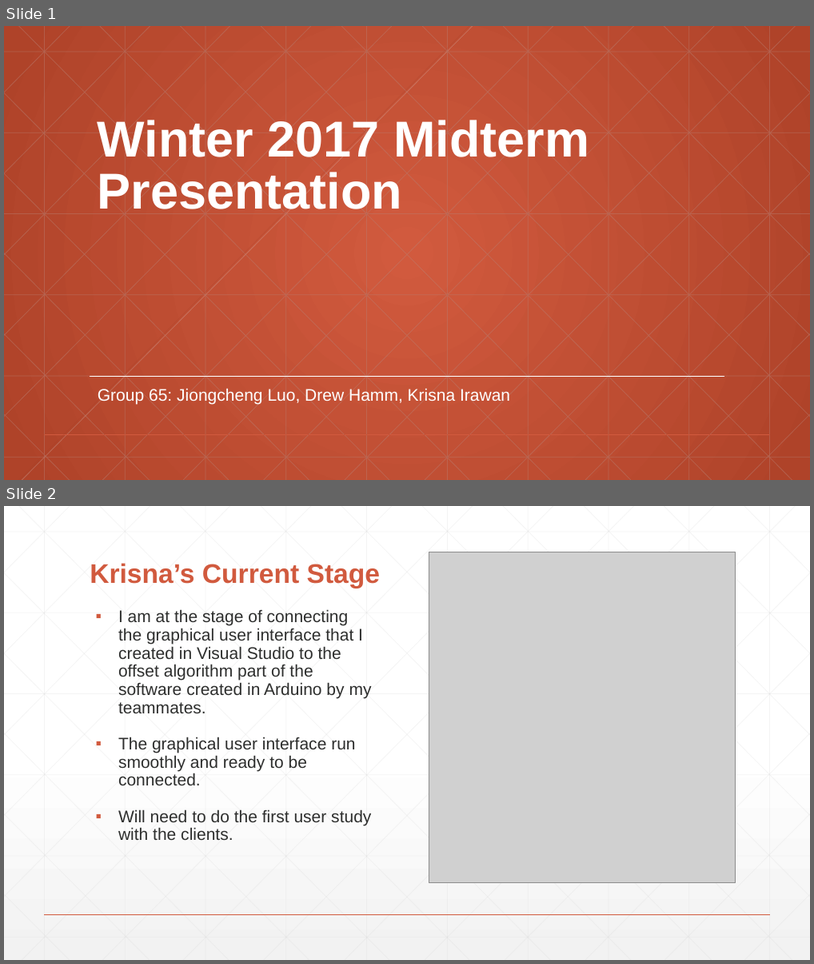
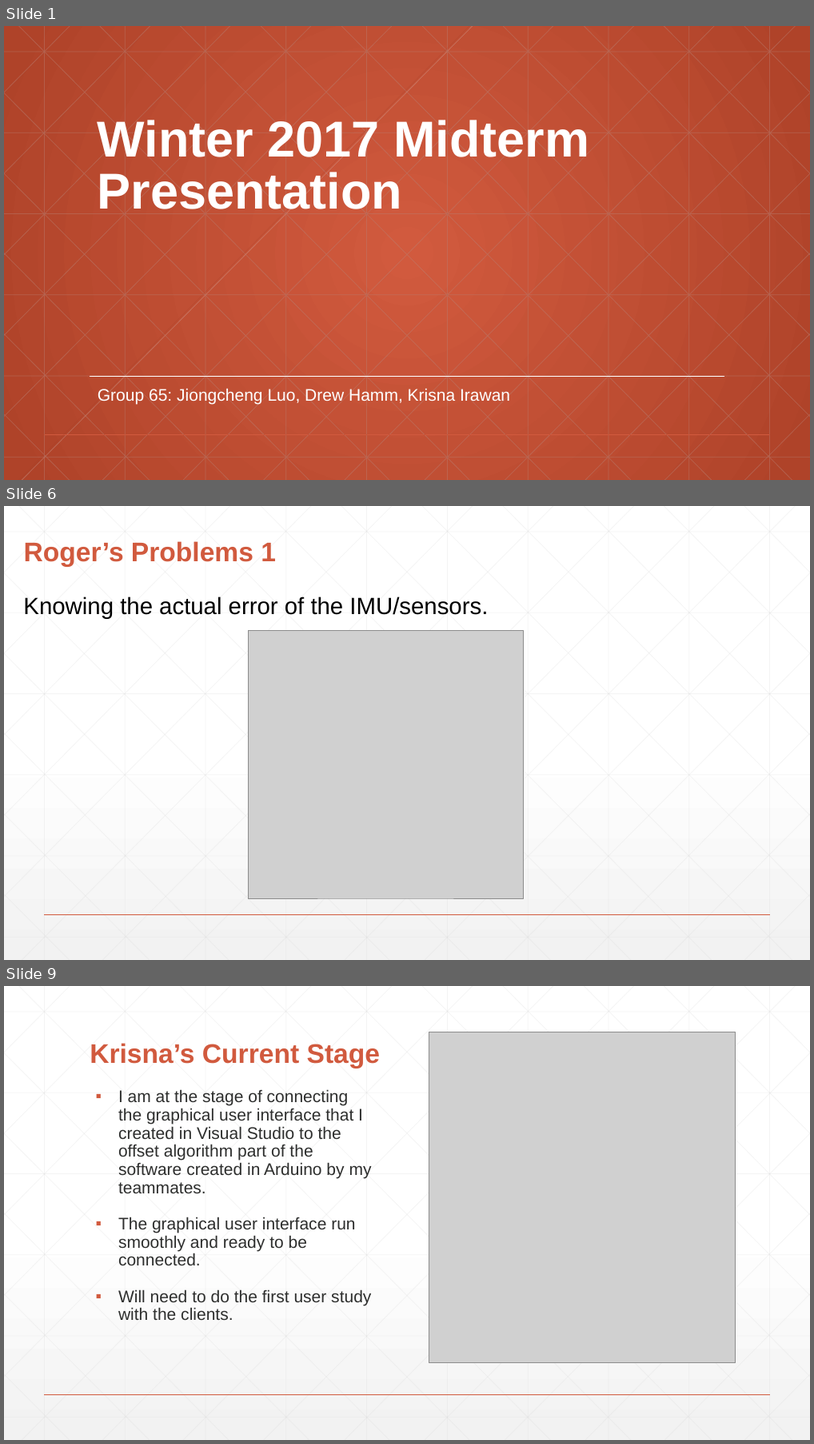
Before and after one commit to gijonc/CapstoneProject-OSU-65, a slide deck: winter-2017-Report/winter2017mid.pptx. Shown one above the other, each under a label of ours: slides 1 and 2 before the commit, slides 1, 6 and 9 after it; the slides between them are not shown. The pictures are 814x964 and 814x1444 pixels, drawn with LibreOffice and Linux fonts; fonts in the diff are those of the drawing; grey boxes stand for pictures. Boxes give left, top, right and bottom in pixels: in the first picture for what was removed or moved away, otherwise in the second. Text is boxed around its words. In the diff, an @@ line names an element or a change of style, - is before the commit and + after.

```diff
--- a/winter-2017-Report/winter2017mid.pptx
+++ b/winter-2017-Report/winter2017mid.pptx
@@ slide 6 added at (4, 506, 810, 960), background gradient #FFFFFF to #F2F2F2; not listed: 47 template elements that a slide beside it also shows @@
@@ title added at (24, 541, 276, 567), 32 pt, text #D15A3E, bold @@
+Roger’s Problems 1
@@ text added at (23, 596, 488, 618), 28 pt, text #000000 @@
+Knowing the actual error of the IMU/sensors.
@@ picture added at (249, 631, 524, 898) @@
@@ what was slide 2 is now slide 9 @@
```
Also in this commit, not shown: 6 other slides added, 9 other files.
